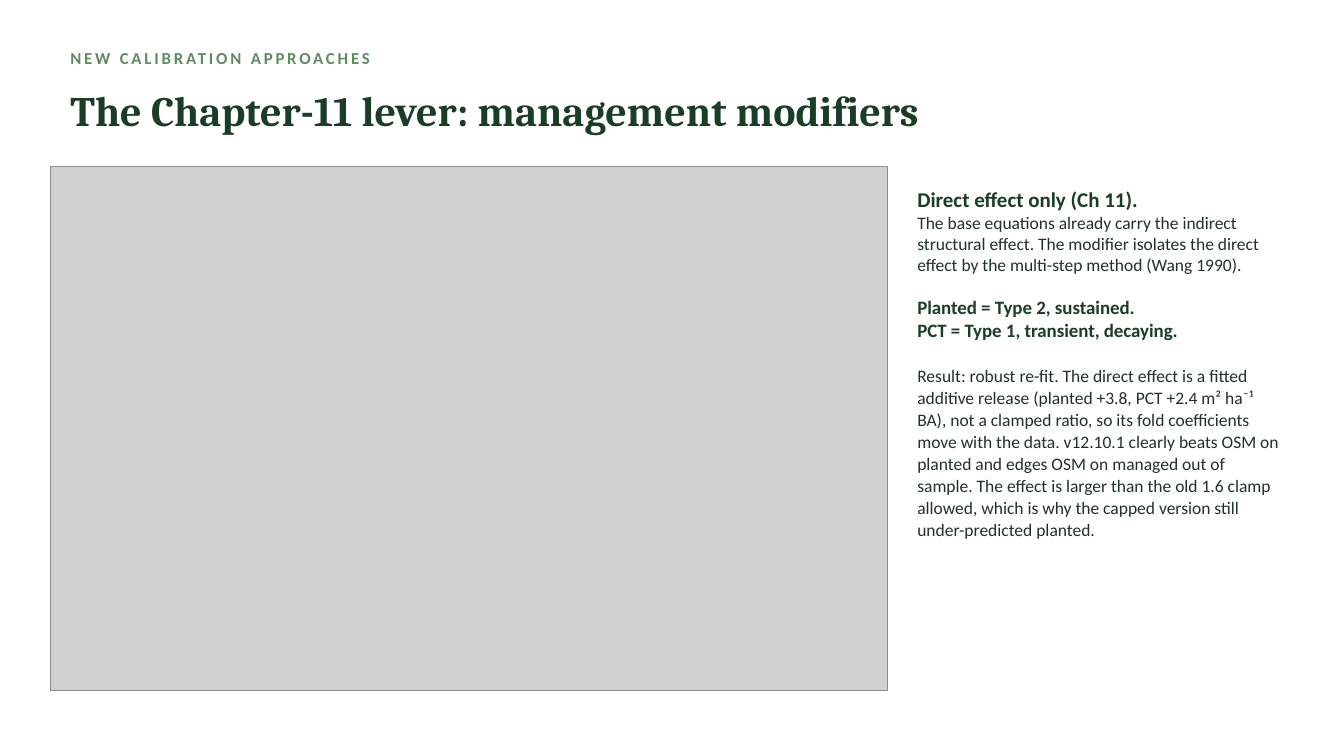
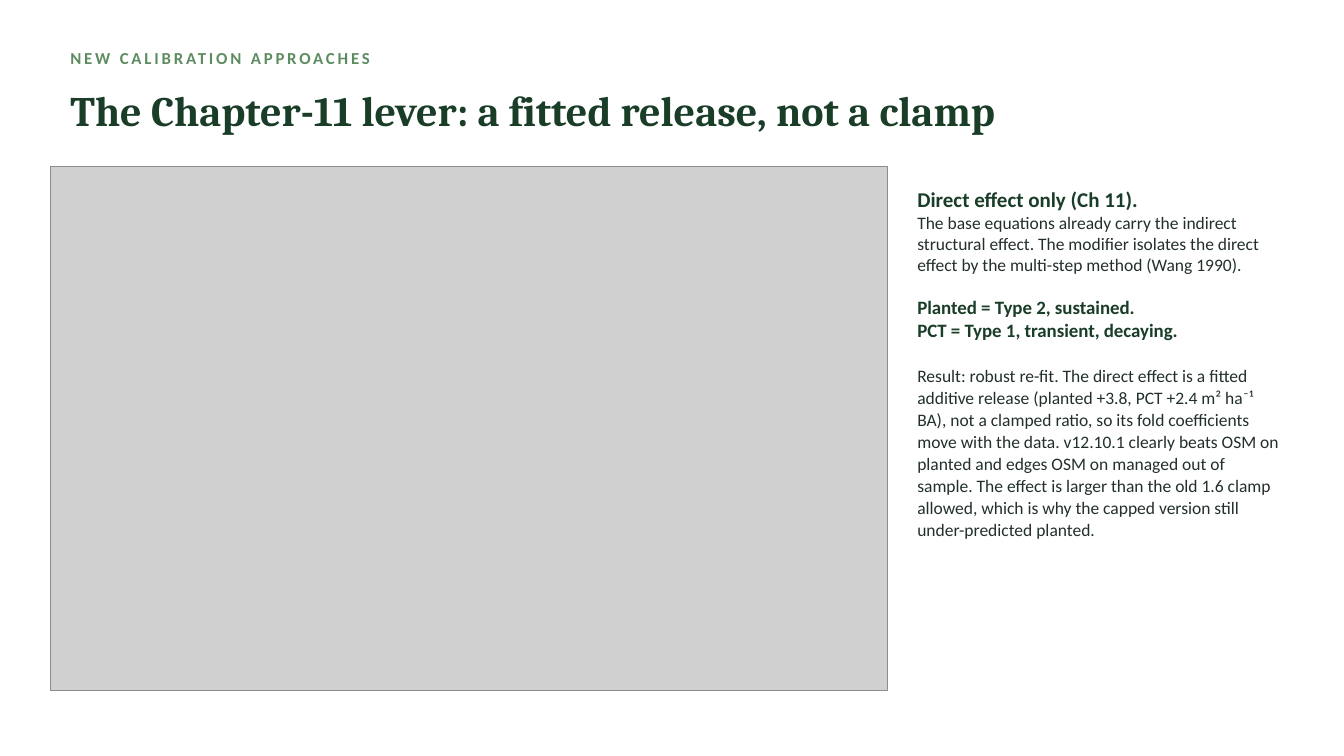
Before and after one commit to holoros/fvs-acd, a slide deck: slide 10 of FVS-ACD_Hennigar_Aug2026.pptx. Drawn at 1344x756 pixels with LibreOffice and Linux fonts; fonts in the diff are those of the drawing; grey boxes stand for pictures. Boxes give left, top, right and bottom in pixels: in the first picture for what was removed or moved away, otherwise in the second. Text is boxed around its words. In the diff, an @@ line names an element or a change of style, - is before the commit and + after.

```diff
--- a/FVS-ACD_Hennigar_Aug2026.pptx
+++ b/FVS-ACD_Hennigar_Aug2026.pptx
@@ text at (x1=70, y1=96, x2=995, y2=135): text changed @@
-The Chapter-11 lever: management modifiers
+The Chapter-11 lever: a fitted release, not a clamp
```
Also in this commit, not shown: 2 other slides changed, 22 other files.
